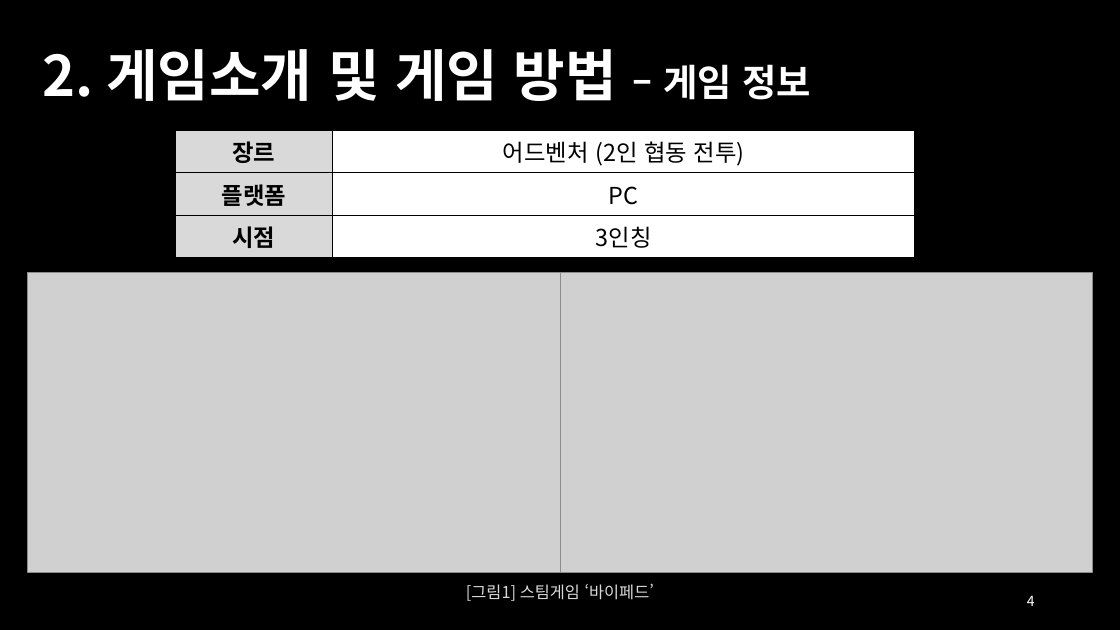
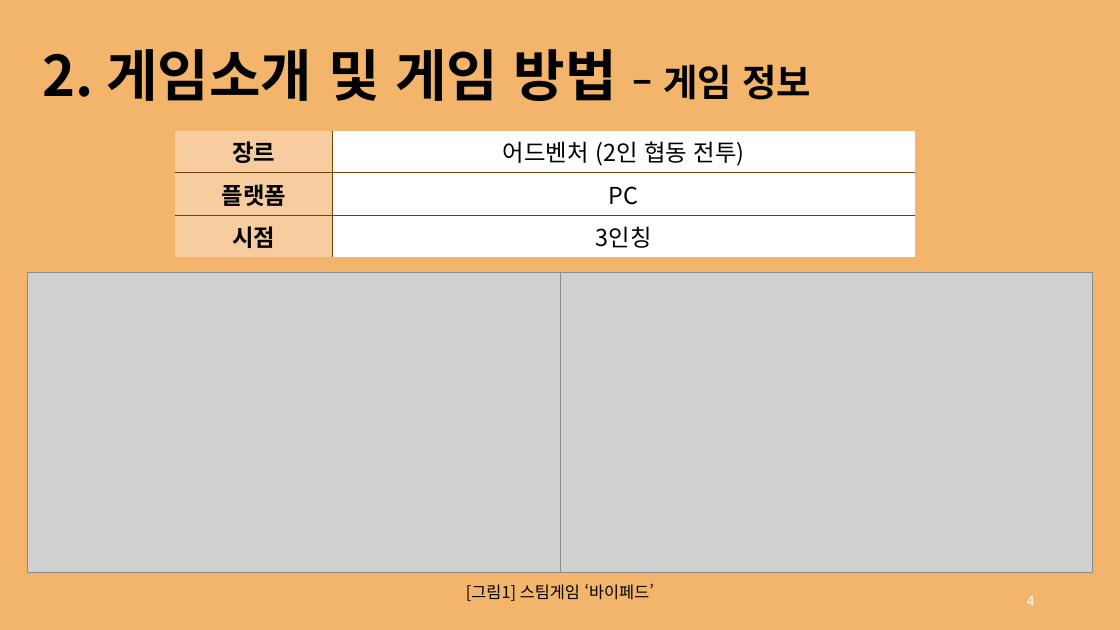
Before and after one commit to rg7155/2022KPU_GameProject, a slide deck: slide 4 of 의뢰인.pptx. Drawn at 1120x630 pixels with LibreOffice and Linux fonts; fonts in the diff are those of the drawing; grey boxes stand for pictures. Boxes give left, top, right and bottom in pixels: in the first picture for what was removed or moved away, otherwise in the second. Text is boxed around its words. In the diff, an @@ line names an element or a change of style, - is before the commit and + after.

```diff
--- a/의뢰인.pptx
+++ b/의뢰인.pptx
@@ background #000000 to #F3B56C @@
@@ text "2. 게임소개 및 게임 방법 ..." at [43,49,812,101]: text colour #FFFFFF to #000000 @@
@@ table at [176,130,915,252] @@
@@ fill #D9D9D9 to #F7CD9F in 3 cells @@
@@ borders changed @@
@@ text "[그림1] 스팀게임 ‘바이페드’" at [466,583,654,601]: text colour #D9D9D9 to #000000 @@
```
Also in this commit, not shown: 14 other slides changed, 1 slide added, 1 slide removed.
